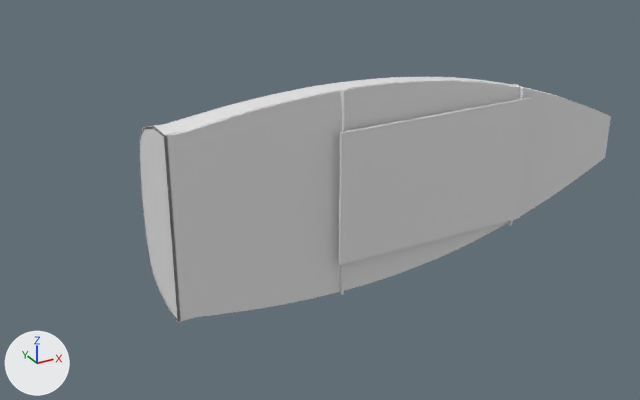
Renders of the glTF model site/assets/assembly.glb from each side of a commit.
One viewpoint serves both versions: a camera (50 mm lens) standing at (-198.0, -680.0, 299.0) and looking at (169.0, -13.0, -35.0). Lighting does not change. The marker at lower left points along +X, +Y and +Z. The picture after the commit comes second.

Objects in the first picture: 'deck_bow__0', 'hatch_cover__0', 'hull_aft__0', 'hull_mid__0' and 1 more.
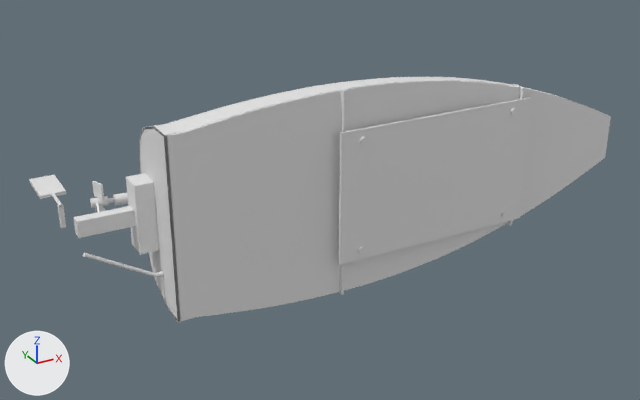
What differs and where, as boxes (x1, y1, x2, y2) in the pictures (640 x 400 px):
'hw_rudder_bracket__0', added: after (74, 173, 159, 254)
'hw_rudder__0', added: after (29, 175, 66, 228)
'hw_propeller__0', added: after (90, 181, 109, 212)
'hw_pushrod__0', added: after (83, 253, 161, 277)
'hw_stuffing_tube__0', added: after (113, 193, 128, 206)

Edits to the bpy script that builds the scene:
```text
Add me_hw_stuffing_tube__0:
    me_hw_stuffing_tube__0.from_pydata(...)  # 34 vertices, 64 faces; spans x -21.0..157.0, y -29.0..5.0, z -5.0..5.0
Add me_hw_rudder_bracket__0:
    me_hw_rudder_bracket__0.from_pydata(...)  # a box spanning x -16.0..0.0, y -48.8..-26.8, z -30.0..30.0; a box spanning x -62.0..0.0, y -42.8..-32.8, z -7.0..7.0
Add me_hw_rudder__0:
    me_hw_rudder__0.from_pydata(...)  # a box spanning x -73.0..-51.0, y 36.1..78.1, z -1.5..1.5; a 16-sided cylinder along y spanning x -63.5..-60.5, y 10.1..78.1, z -1.5..1.5; a box spanning x -64.0..-60.0, y 10.1..14.1, z -20.0..0.0
Add me_hw_pushrod__0:
    me_hw_pushrod__0.from_pydata(...)  # 158 vertices, 312 faces; spans x -63.0..169.0, y -56.0..-45.0, z -52.0..-15.0
Add me_hw_propeller__0:
    me_hw_propeller__0.from_pydata(...)  # 58 vertices, 100 faces; spans x -39.5..-24.5, y -15.2..19.8, z -13.6..17.5
Add ob_hw_stuffing_tube__0:
    ob_hw_stuffing_tube__0 = bpy.data.objects.new('hw_stuffing_tube__0', me_hw_stuffing_tube__0)
    ob_hw_stuffing_tube__0.location = (0.0, 0.0, 0.0)
Add ob_hw_rudder_bracket__0:
    ob_hw_rudder_bracket__0 = bpy.data.objects.new('hw_rudder_bracket__0', me_hw_rudder_bracket__0)
    ob_hw_rudder_bracket__0.location = (0.0, 0.0, 0.0)
Add ob_hw_rudder__0:
    ob_hw_rudder__0 = bpy.data.objects.new('hw_rudder__0', me_hw_rudder__0)
    ob_hw_rudder__0.location = (0.0, 0.0, 0.0)
Add ob_hw_pushrod__0:
    ob_hw_pushrod__0 = bpy.data.objects.new('hw_pushrod__0', me_hw_pushrod__0)
    ob_hw_pushrod__0.location = (0.0, 0.0, 0.0)
Add ob_hw_propeller__0:
    ob_hw_propeller__0 = bpy.data.objects.new('hw_propeller__0', me_hw_propeller__0)
    ob_hw_propeller__0.location = (0.0, 0.0, 0.0)
```
